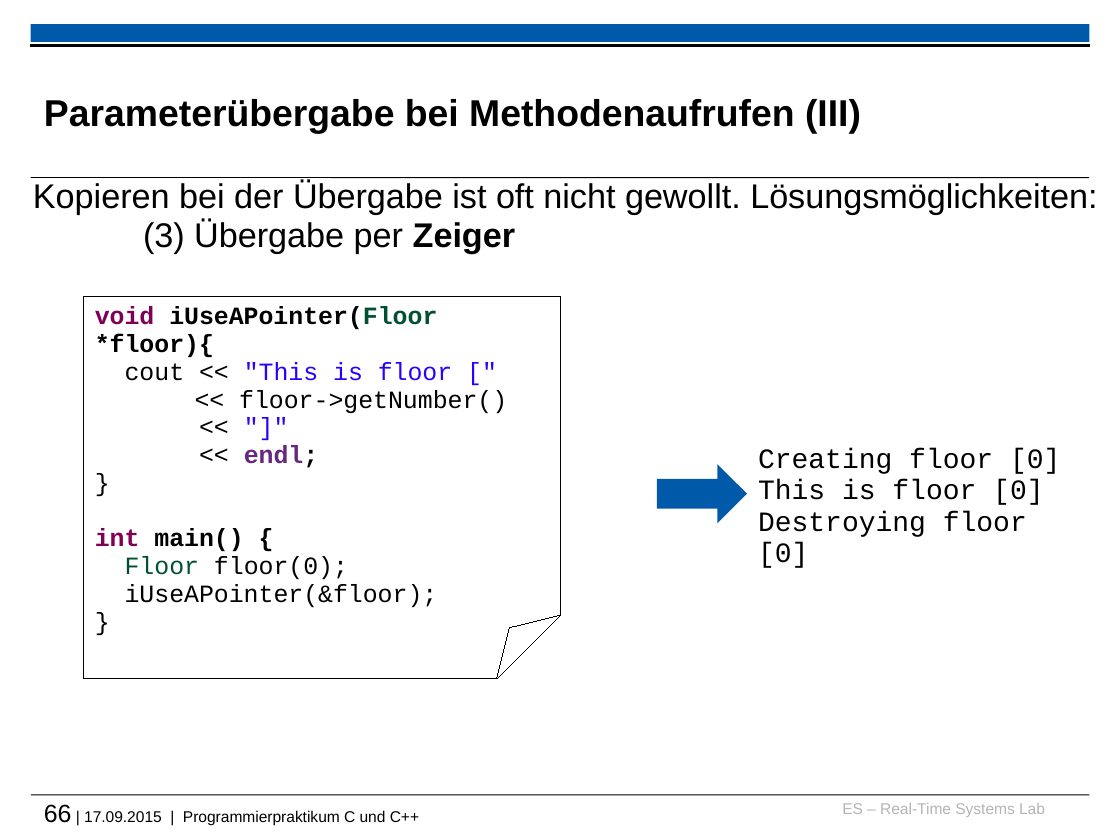
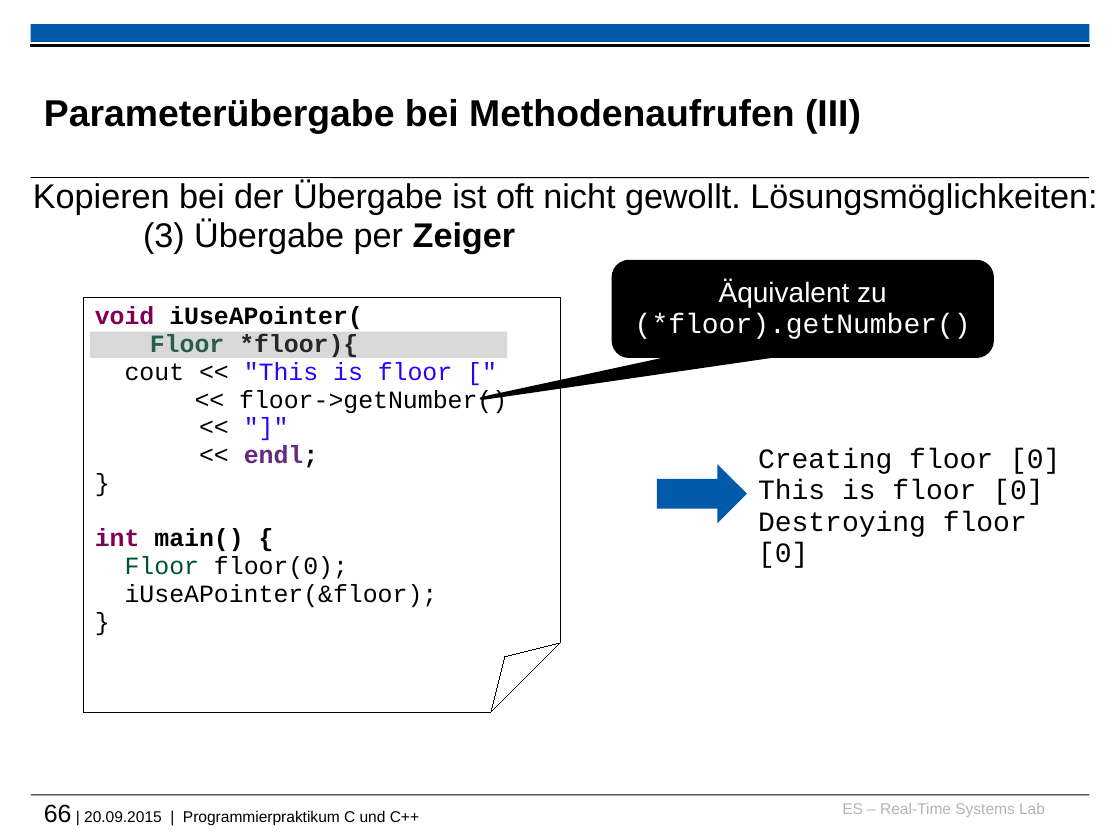
Before and after one commit to h82k/tud-cppp, a slide deck: slide 66 of cppp_lecture.pptx. Drawn at 1120x840 pixels with LibreOffice and Linux fonts; fonts in the diff are those of the drawing; background and template pictures are left out. Boxes give left, top, right and bottom in pixels: in the first picture for what was removed or moved away, otherwise in the second. Text is boxed around its words. In the diff, an @@ line names an element or a change of style, - is before the commit and + after.

Commit message:
Add remark about "->" operator to slide 66

```diff
--- a/cppp_lecture.pptx
+++ b/cppp_lecture.pptx
@@ rounded speech box added at (x1=613, y1=261, x2=992, y2=356), fill #000000, outline #000000 2 pt, 18 pt, text #FFFFFF @@
+Äquivalent zu (*floor).getNumber()
@@ folded corner "void iUseAPointer( Floor *floor){" resized from (x1=84, y1=297, x2=560, y2=679) to (x1=84, y1=297, x2=560, y2=712) @@
@@ text in folded corner at (x1=95, y1=306, x2=363, y2=357): spaces changed @@
-void iUseAPointer(Floor *floor){
+void iUseAPointer(
+Floor *floor){
@@ rectangle added at (x1=90, y1=332, x2=506, y2=358), fill #808080 at 30% opacity @@
@@ text at (x1=44, y1=804, x2=419, y2=825): text changed @@
-66 | 17.09.2015 | Programmierpraktikum C und C++
+66 | 20.09.2015 | Programmierpraktikum C und C++
```
Also in this commit, not shown: 9 other slides changed, 2 slides added, 1 slide removed, 1 other file.
